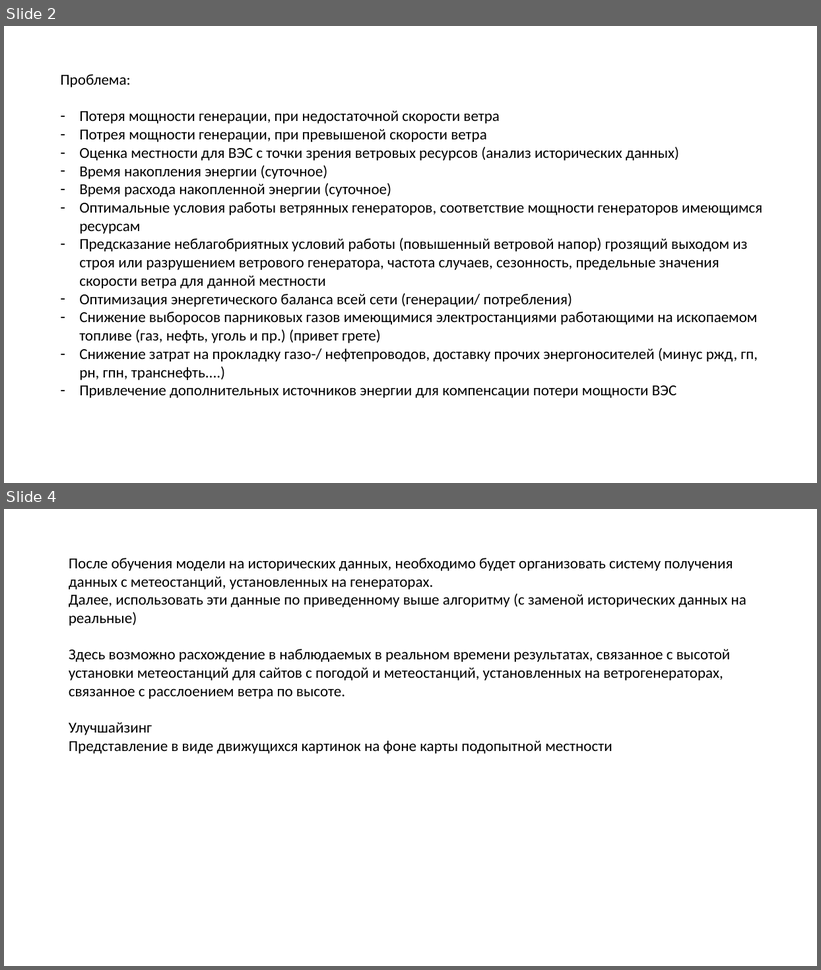
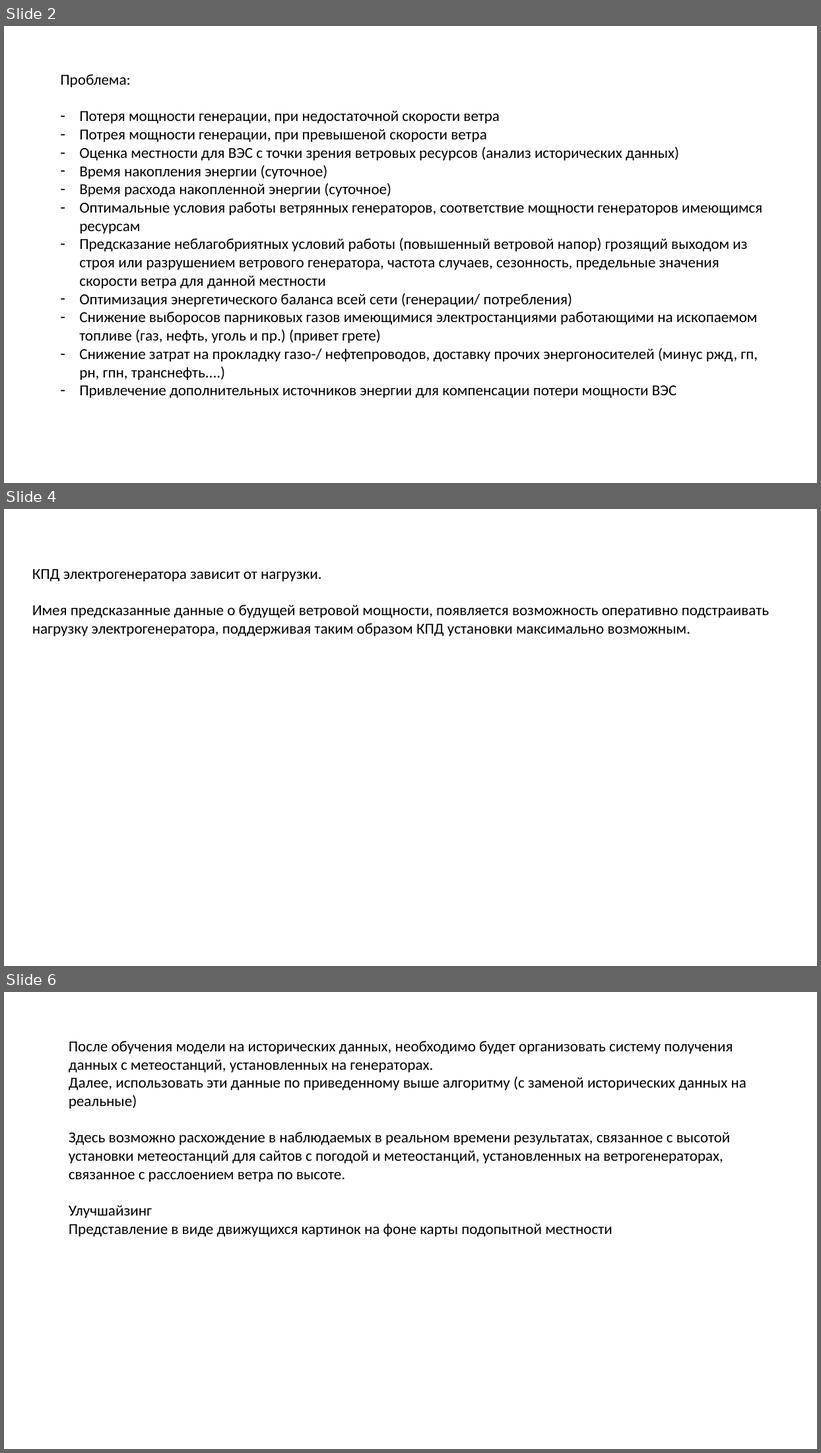
Before and after one commit to Dmitry1973/GB_Final_project, a slide deck: FInal_project.pptx. Shown one above the other, each under a label of ours: slides 2 and 4 before the commit, slides 2, 4 and 6 after it; the slides between them are not shown. The pictures are 821x970 and 821x1453 pixels, drawn with LibreOffice and Linux fonts; fonts in the diff are those of the drawing. Boxes give left, top, right and bottom in pixels: in the first picture for what was removed or moved away, otherwise in the second. Text is boxed around its words. In the diff, an @@ line names an element or a change of style, - is before the commit and + after.

```diff
--- a/FInal_project.pptx
+++ b/FInal_project.pptx
@@ slide 4 added at [4,509,817,966], background #FFFFFF @@
@@ text added at [32,569,769,636], 18 pt, text #000000 @@
+КПД электрогенератора зависит от нагрузки.
+Имея предсказанные данные о будущей ветровой мощности, появляется возможность оперативно подстраивать нагрузку электрогенератора, поддерживая таким образом КПД установки максимально возможным.
@@ what was slide 4 is now slide 6 @@
```
Also in this commit, not shown: 2 slides changed, 1 other slide added.
